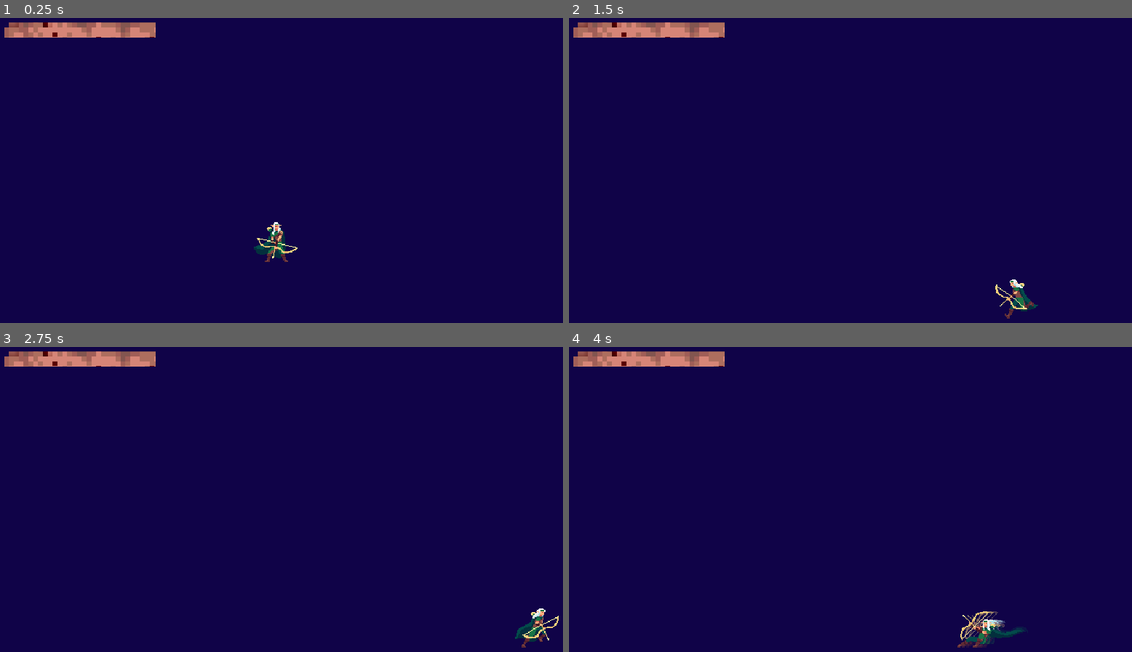
Above: before the commit, frames 1-4 (two rows, left to right).
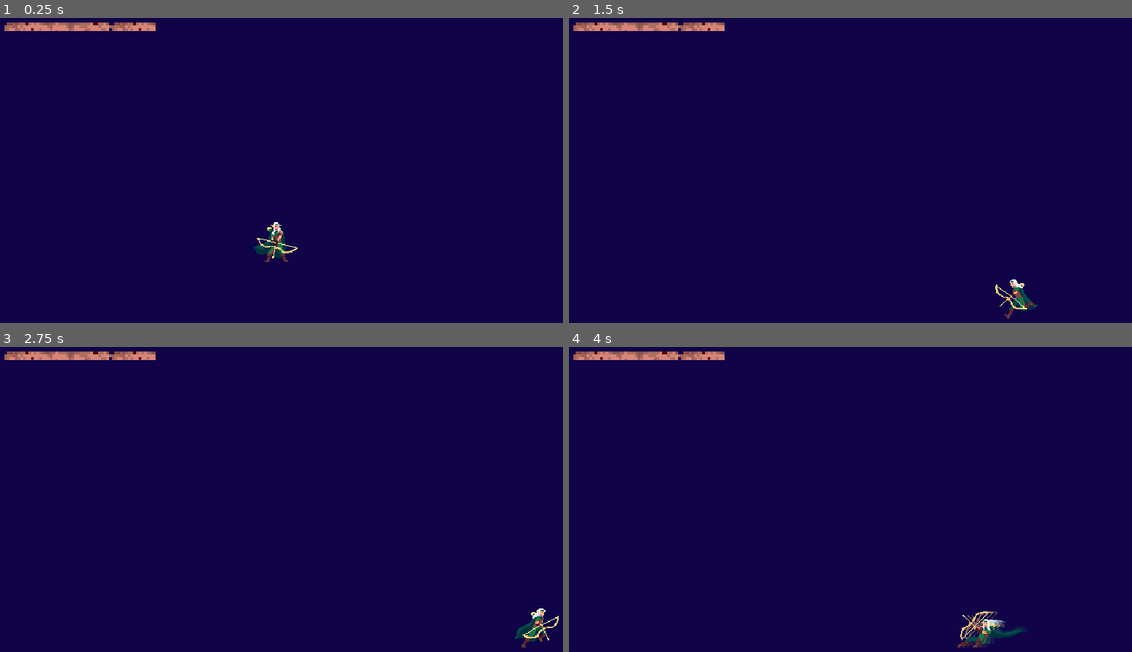
Above: after the commit, the same moments.

Repository: dcrespo3d/GGJ2023
Game: Godot game, scene res://EscenaMain.tscn
The game is run twice, just before and just after one commit, with the same random seed, the same clock (stepped at 60 frames per second) and the same inputs.
Inputs (mouse positions are in pixels of both pictures, inside the frame that each line leads up to):
- Up to frame 1 (0.25 s): no input
- Up to frame 2 (1.5 s): move the mouse to (979, 164) at 0.52 s; hold Right (ui_right) 0.53-1.28 s; tap Space (dash_key) at 0.6, 1.35 s; move the mouse to (737, 194) at 1.27 s; hold Left (ui_left) from 1.28 s (still down)
- Up to frame 3 (2.75 s): move the mouse to (343, 438) at 2.02 s; release Left (ui_left) at 2.03 s; hold Right (ui_right) from 2.03 s (still down); tap Space (dash_key) at 2.1 s
- Up to frame 4 (4 s): move the mouse to (822, 575) at 2.77 s; release Right (ui_right) at 2.78 s; hold Up (ui_up) 2.78-3.53 s; tap Space (dash_key) at 2.85, 3.6 s; move the mouse to (1025, 557) at 3.52 s; hold Left (ui_left) from 3.53 s (still down)

The runs differ from the first frame. In frame 1, 1.0% of the frame differs, in the area x 0-28%, y 1-7%; in frame 2, 1.0%; in frame 3, 1.0%; in frame 4, 1.0%.

Commit message:
po

Diff:
--- a/GuiHPplayer.tscn
+++ b/GuiHPplayer.tscn
@@ -1,7 +1,8 @@
-[gd_scene load_steps=5 format=2]
+[gd_scene load_steps=6 format=2]
 
 [ext_resource path="res://Art/UI/Button_Flesh.png" type="Texture" id=1]
 [ext_resource path="res://Art/UI/Button_Backbone.png" type="Texture" id=2]
+[ext_resource path="res://Art/UI/PlayerLife_Small.png" type="Texture" id=3]
 
 [sub_resource type="StyleBoxTexture" id=3]
 texture = ExtResource( 1 )
@@ -27,7 +28,7 @@
 margin_left = 40.0
 margin_top = 20.0
 margin_right = 996.0
-margin_bottom = 70.0
-texture = ExtResource( 1 )
+margin_bottom = 48.0
+texture = ExtResource( 3 )
 expand = true
 stretch_mode = 2
Not shown, added: Art/UI/PlayerLife_Small.png.import
